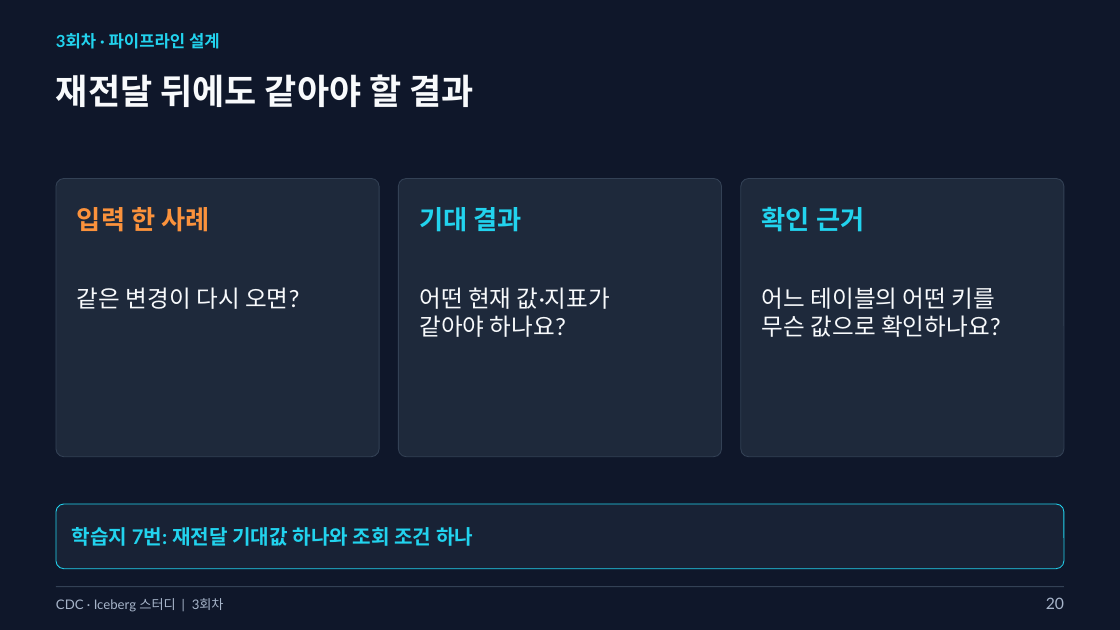
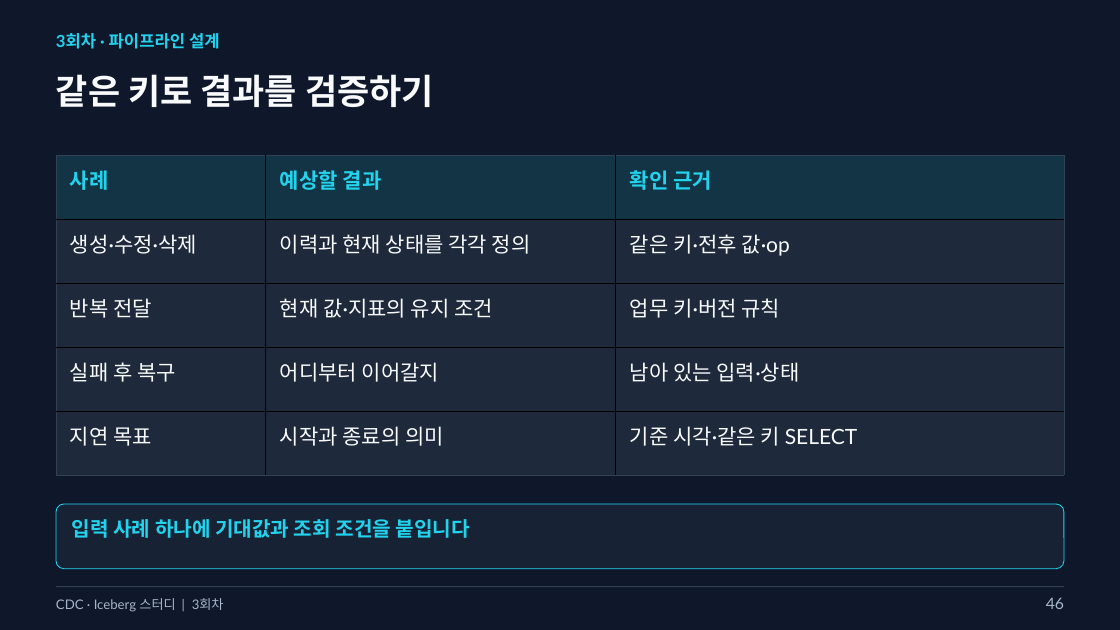
Before and after one commit to kim-dabin/cdc-lakehouse-study, a slide deck: slide 46 of labs/session03/slides/03-session03.pptx (slide 20 before the commit). Drawn at 1120x630 pixels with LibreOffice and Linux fonts; fonts in the diff are those of the drawing. Boxes give left, top, right and bottom in pixels: in the first picture for what was removed or moved away, otherwise in the second. Text is boxed around its words. In the diff, an @@ line names an element or a change of style, - is before the commit and + after.

```diff
--- a/labs/session03/slides/03-session03.pptx
+++ b/labs/session03/slides/03-session03.pptx
@@ text at <box>56,74,434,107</box>: text changed @@
-재전달 뒤에도 같아야 할 결과
+같은 키로 결과를 검증하기
@@ rounded rectangle removed at <box>56,178,380,456</box> @@
@@ table added at <box>56,155,1065,475</box>, 5 rows, 3 columns @@
+사례 | 예상할 결과 | 확인 근거
+생성·수정·삭제 | 이력과 현재 상태를 각각 정의 | 같은 키·전후 값·op
+반복 전달 | 현재 값·지표의 유지 조건 | 업무 키·버전 규칙
+실패 후 복구 | 어디부터 이어갈지 | 남아 있는 입력·상태
+지연 목표 | 시작과 종료의 의미 | 기준 시각·같은 키 SELECT
@@ rounded rectangle removed at <box>398,178,722,456</box> @@
@@ rounded rectangle removed at <box>741,178,1065,456</box> @@
@@ text removed at <box>77,207,209,232</box> @@
-입력 한 사례
@@ text removed at <box>419,207,522,232</box> @@
-기대 결과
@@ text removed at <box>762,207,864,232</box> @@
-확인 근거
@@ text removed at <box>77,287,299,309</box> @@
-같은 변경이 다시 오면?
@@ text removed at <box>419,287,610,337</box> @@
-어떤 현재 값·지표가
-같아야 하나요?
@@ text removed at <box>762,287,1001,337</box> @@
-어느 테이블의 어떤 키를
-무슨 값으로 확인하나요?
@@ text "입력 사례 하나에 기대값과 조회 ..." at <box>72,519,470,538</box>: vertical alignment middle to top @@
@@ text at <box>72,519,470,538</box>: text changed @@
-학습지 7번: 재전달 기대값 하나와 조회 조건 하나
+입력 사례 하나에 기대값과 조회 조건을 붙입니다
@@ text at <box>1046,598,1064,609</box>: text changed @@
-20
+46
```
Also in this commit, not shown: 12 other slides changed, 39 slides added, 10 slides removed, 8 other files.
